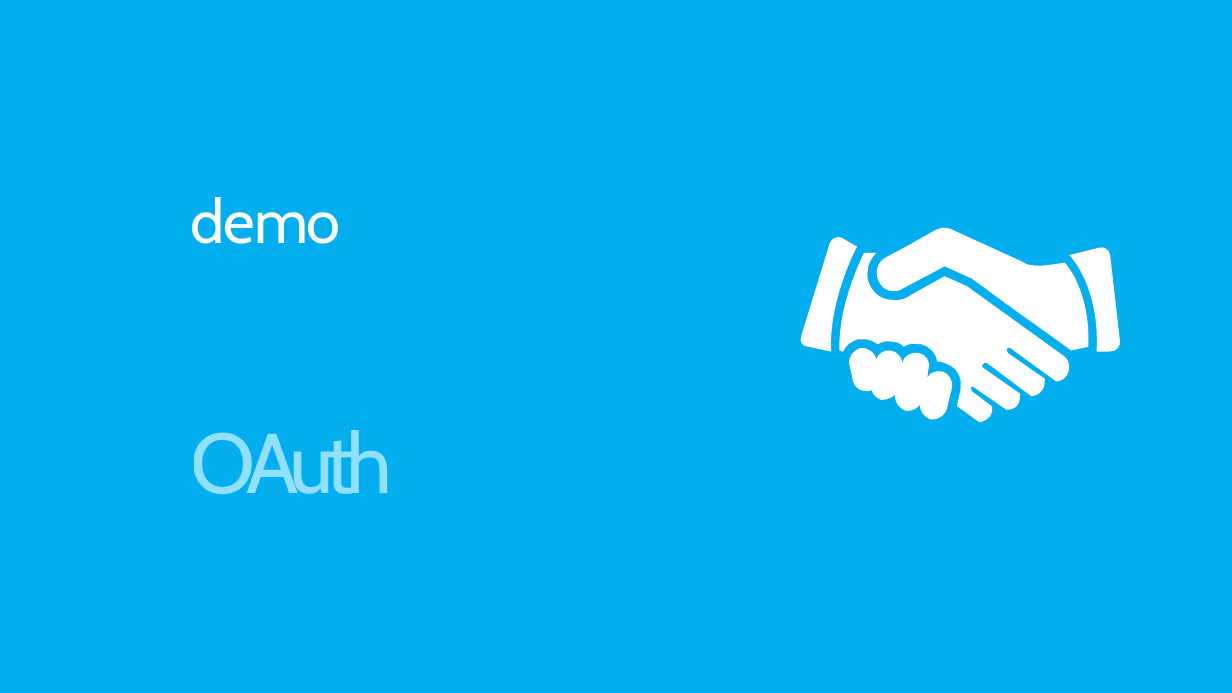
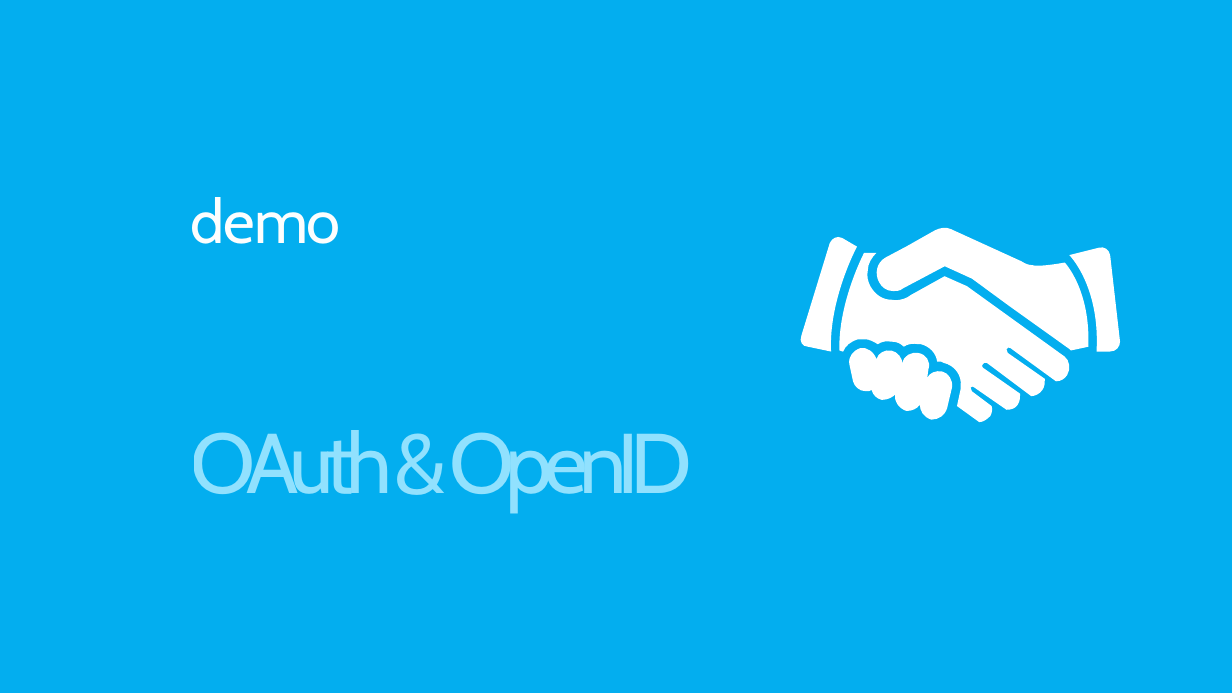
Before and after one commit to Microsoft-Web/PRESENTATION-BuildingSocialWebApps, a slide deck: slide 8 of BuildingSocialWebApps.pptx (slide 7 before the commit). Drawn at 1232x693 pixels with LibreOffice and Linux fonts; fonts in the diff are those of the drawing. Boxes give left, top, right and bottom in pixels: in the first picture for what was removed or moved away, otherwise in the second. Text is boxed around its words. In the diff, an @@ line names an element or a change of style, - is before the commit and + after.

```diff
--- a/BuildingSocialWebApps.pptx
+++ b/BuildingSocialWebApps.pptx
@@ text at box(191, 430, 692, 512): text changed @@
-OAuth
+OAuth & OpenID
```
Also in this commit, not shown: 3 other slides changed, 4 slides added, 1 slide removed.
